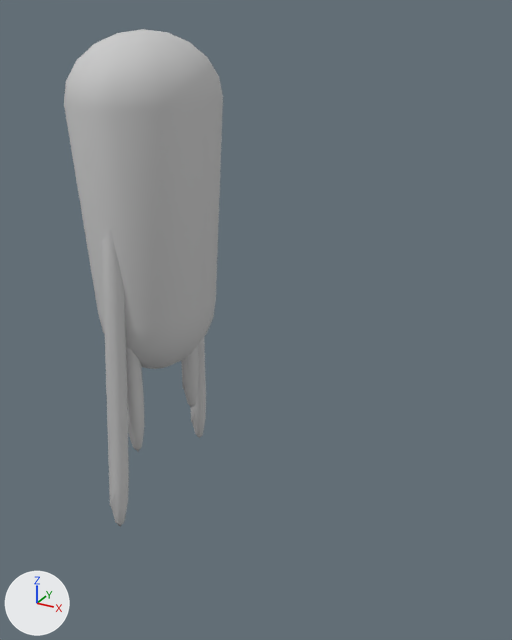
Renders of the FBX model I  am not Alone/Assets/Prefab/model/Zombie/ghostOne.FBX from each side of a commit.
One viewpoint serves both versions: a 50 mm camera at (3.05, -3.79, 3.31) aimed at (1.14, -0.33, 1.58). The axes (+X, +Y, +Z) are drawn at lower left. The lights are the same throughout. Both versions are drawn at frame 71 of the action 'Take 001'; the numbers are the values there.

Names of what the first picture shows: 'body', 'hand1', 'hand2', 'leg1', 'leg2'.
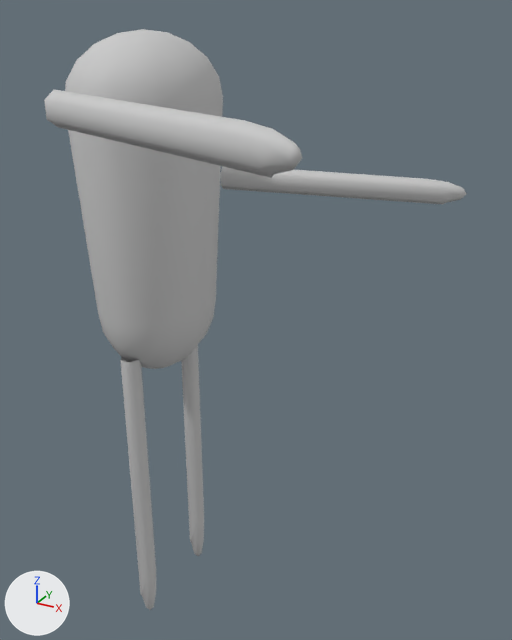
What changed in the scene script:
```text
Change ob_leg2:
    ob_leg2.location: (-0.0000114, 12.15, 88.58) -> (-0.0000114, 12.15, 36.0)
Change ob_hand2:
    ob_hand2.location: (-0.953, 16.11, 39.23) -> (1.87, 33.88, 39.23)
    ob_hand2.rotation_euler: (-0.0696, -0.08, 3.042) -> (1.913, 1.698, -0.893)  # degrees (-4, -4.6, 174) -> degrees (110, 97, -51)
Change ob_leg1:
    ob_leg1.location: (-0.0000153, -12.15, 88.58) -> (-0.0000153, -12.15, 36.0)
Change ob_hand1:
    ob_hand1.location: (-0.953, -23.49, 39.23) -> (4.1, -44.66, 70.59)
    ob_hand1.rotation_euler: (0.0873, 0.0, 3.142) -> (-2.88, 1.571, 0.0)  # degrees (5, 0, 180) -> degrees (-165, 90, 0)
```

What differs and where, as boxes [x1, y1, x2, y2] in the pictures (512 x 640 px):
'hand1', moved, turned
    before: [102, 229, 129, 527]
    after: [44, 90, 302, 178]
'hand2', moved, turned
    before: [190, 338, 206, 438]
    after: [220, 166, 467, 204]
'leg1', moved
    before: [126, 347, 145, 451]
    after: [120, 357, 156, 610]
'leg2', moved
    before: [181, 345, 199, 407]
    after: [181, 345, 204, 556]
